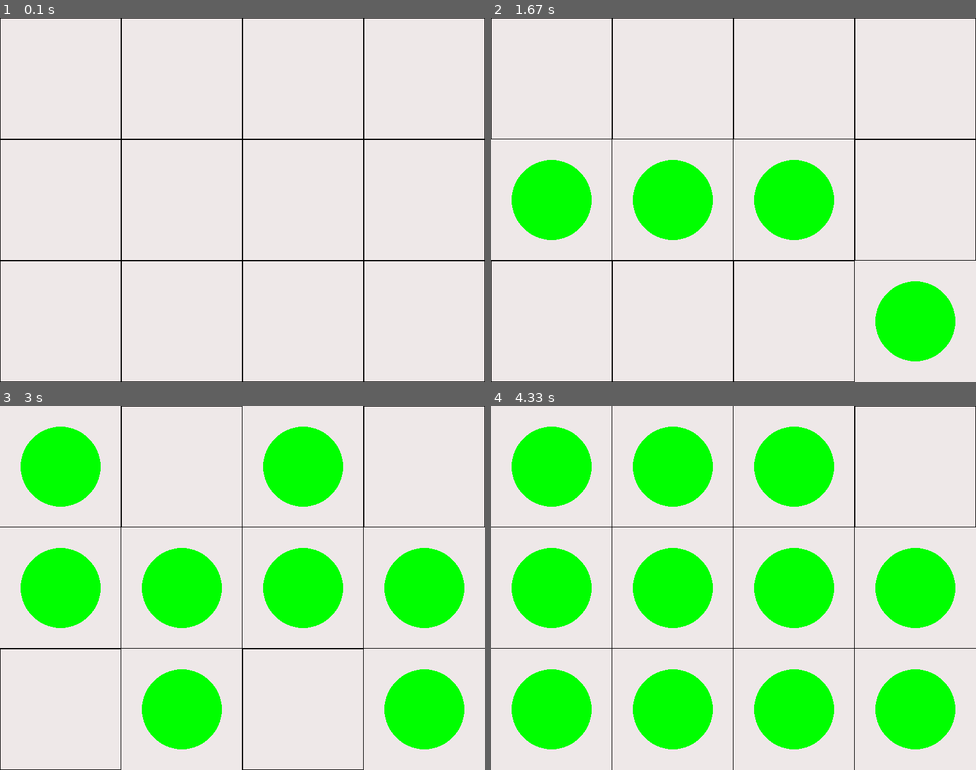
Above: before the commit, frames 1-4 (two rows, left to right).
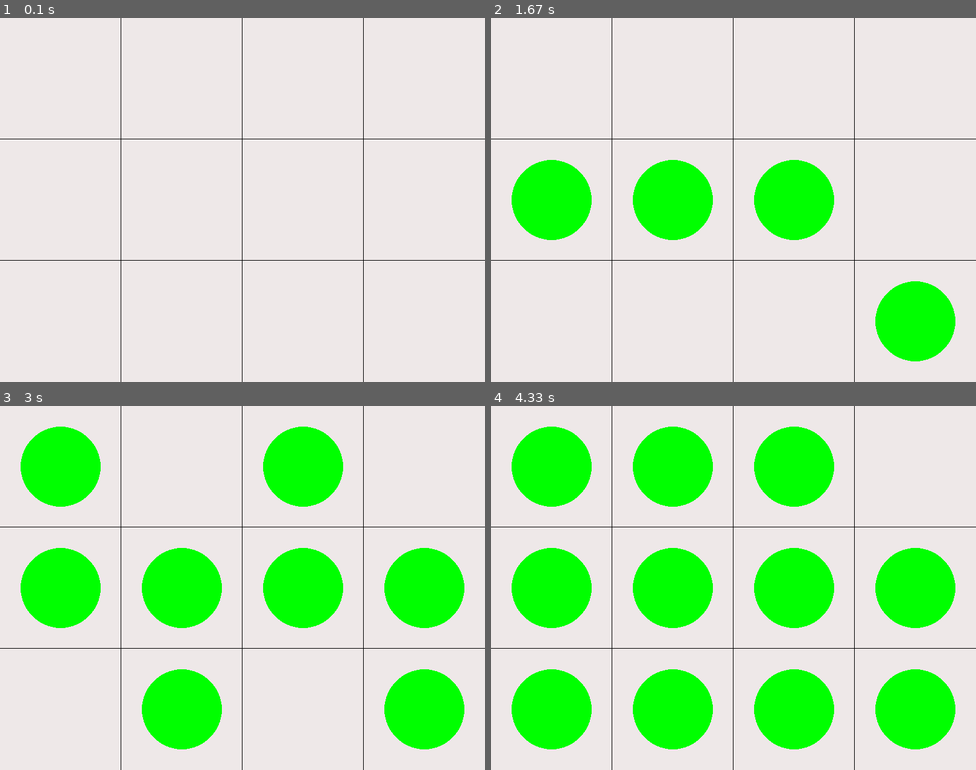
Above: after the commit, the same moments.

Repository: Miguelteixeira04/Jogo_
Game: pygame game, started from interfacepygame1.py
Two runs of this game, one before a commit and one after it. Both use one fixed random seed, a clock stepped at 60 frames per second and the inputs below.
Inputs (mouse positions are in pixels of both pictures, inside the frame that each line leads up to):
- Up to frame 1 (0.1 s): no input
- Up to frame 2 (1.67 s): press the mouse at (733, 221) at 0.37 s; move the mouse to (675, 214) at 0.47 s; release the mouse at (617, 203) at 0.6 s; press the mouse at (733, 221) at 0.7 s; move the mouse to (820, 276) at 0.8 s; release the mouse at (912, 327) at 0.93 s; press the mouse at (733, 221) at 1.03 s; move the mouse to (646, 207) at 1.13 s; release the mouse at (558, 189) at 1.27 s; click (738, 236) at 1.38 s
- Up to frame 3 (3 s): press the mouse at (247, 624) at 1.7 s; move the mouse to (310, 591) at 1.8 s; release the mouse at (368, 555) at 1.93 s; click (58, 507) at 2.05 s; click (344, 522) at 2.42 s; click (126, 653) at 2.88 s
- Up to frame 4 (4.33 s): click (626, 522) at 3.25 s; click (588, 722) at 3.58 s; click (762, 689) at 4.05 s

The runs differ from the first frame. In frame 1, 1.3% of the frame differs, in the area x 0-100%, y 0-100%; in frame 2, 0.9%; in frame 3, 0.5%; in frame 4, 0.1%.

Commit message:
Update interfacepygame1.py

Diff:
--- a/interfacepygame1.py
+++ b/interfacepygame1.py
@@ -43,8 +43,19 @@
             posicao = pygame.mouse.get_pos() # retorna a posição atual do cursor do mouse na tela
             c = posicao[0] // cell_width
             l = posicao[1] // cell_height
+
+            # se estiver vazio, desenha o circulo
             if botoes[l][c] == 0:
                 botoes[l][c] = 1
+
+            # se tiver um circulo, desenha o triangulo
+            elif botoes[l][c] == 1:
+                botoes[l][c] = 2
+
+            # se tiver um triangulo, desenha o quadrado
+            elif botoes[l][c] == 2:
+                botoes[l][c] = 3
+
 
         #fazer um coiso para nao deixar por os amarelos e vermelhos no vazio!!!!
 
@@ -61,8 +72,10 @@
             # desenha o circulo verde
             if botoes[l][c] == 1:
                 pygame.draw.circle(screen, GREEN, cell.center, cell_width // 3)
+            elif botoes[l][c] == 2:
+                pygame.draw.polygon(screen, YELLOW, cell.center, cell_width // 3)
             else:
-                pygame.draw.rect(screen, BLACK, cell, 1)
+                pygame.draw.rect(screen, COR_ECRA, cell, 1)
 
     pygame.display.update()
 
